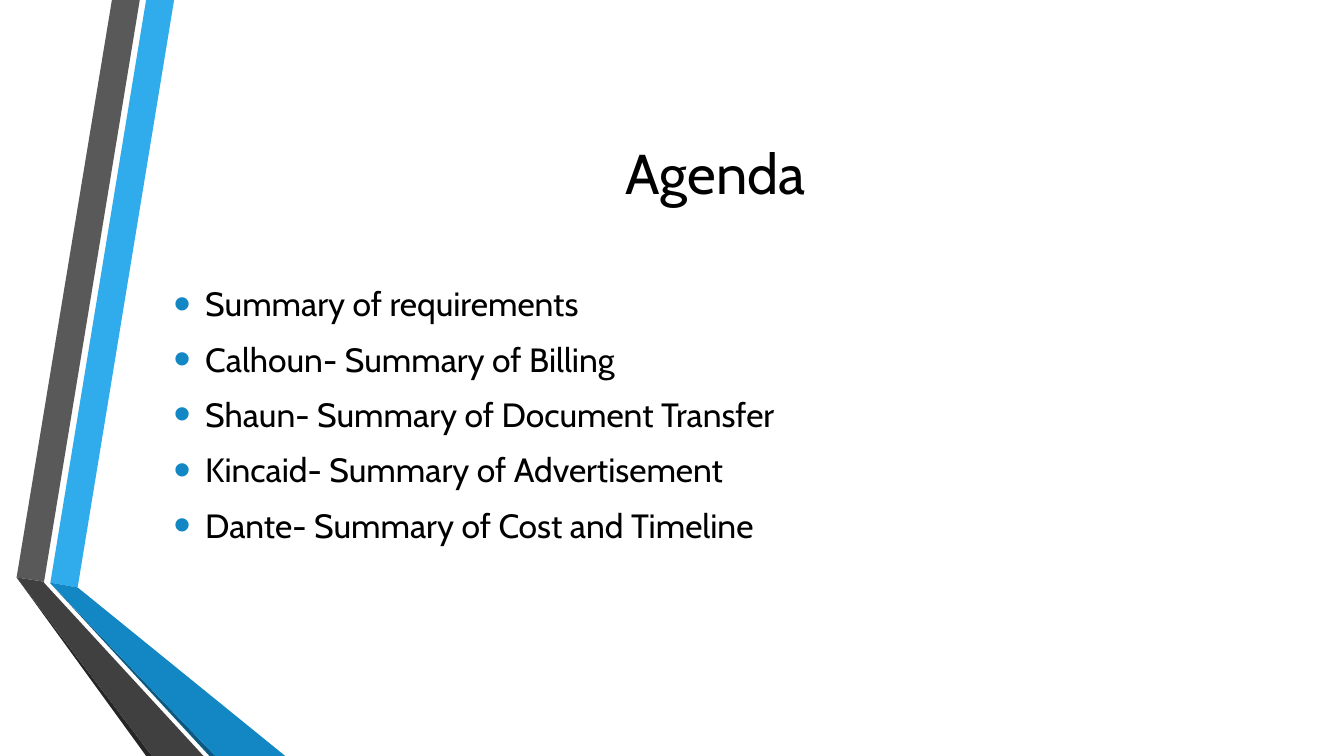
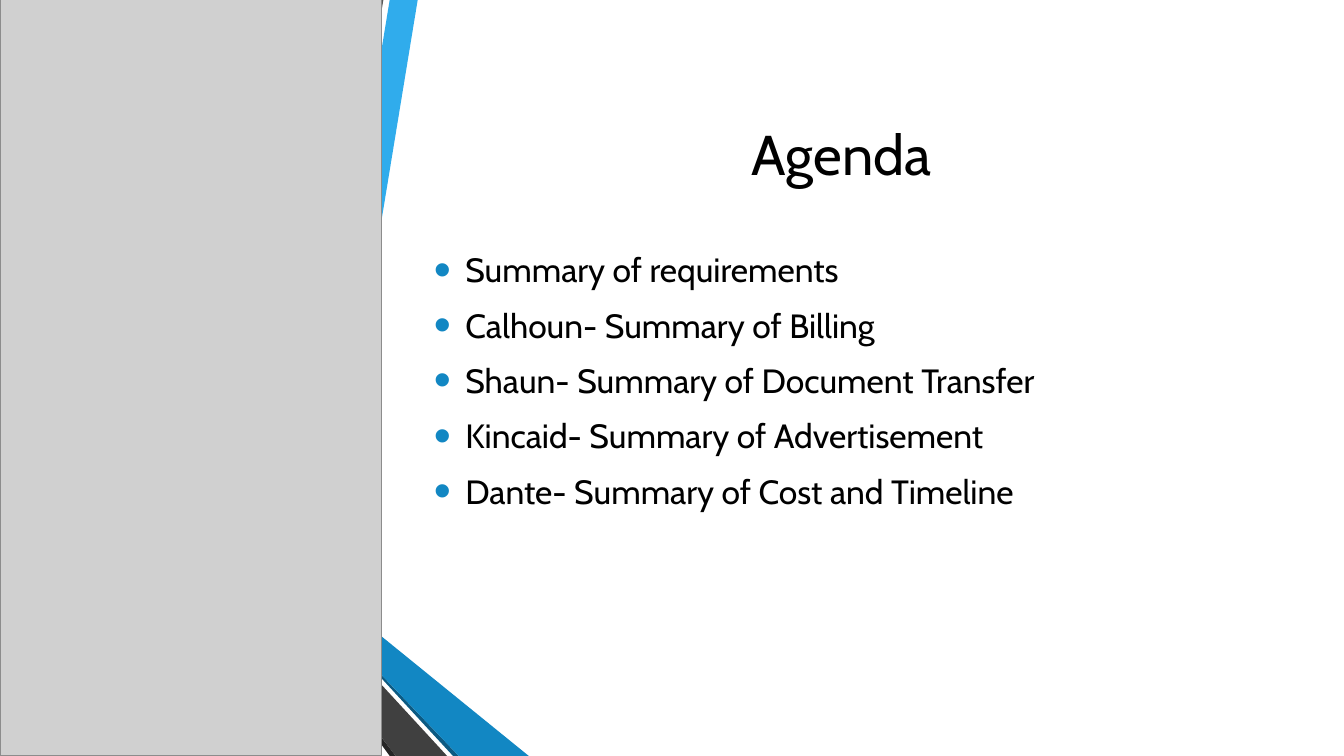
Before and after one commit to CalhounC357/4800_Tax_Boss, a slide deck: slide 4 of De La Riva, Bennett, Calhoun, Young; Tax_Boss.pptx. Drawn at 1344x756 pixels with LibreOffice and Linux fonts; fonts in the diff are those of the drawing; grey boxes stand for pictures; background and template pictures are left out. Boxes give left, top, right and bottom in pixels: in the first picture for what was removed or moved away, otherwise in the second. Text is boxed around its words. In the diff, an @@ line names an element or a change of style, - is before the commit and + after.

```diff
--- a/De La Riva, Bennett, Calhoun, Young; Tax_Boss.pptx
+++ b/De La Riva, Bennett, Calhoun, Young; Tax_Boss.pptx
@@ rectangle added at (0,0,1344,756), fill #FFFFFF @@
@@ picture added at (0,0,381,756) @@
@@ freeform shape added at (252,0,539,584), fill #FFFFFF @@
@@ title "Agenda": place and size @@
-title "Agenda" at (626,152,806,207)
+title "Agenda" at (752,133,932,188)
@@ text "Summary of requirements": place and size @@
-text "Summary of requirements" at (205,290,774,546)
+text "Summary of requirements" at (465,256,1034,512)
@@ freeform shape added at (254,580,531,756), fill #FFFFFF @@
@@ group added at (260,0,529,756): 6 freeform shapes @@
```
Also in this commit, not shown: 4 other slides changed, 1 slide added.
